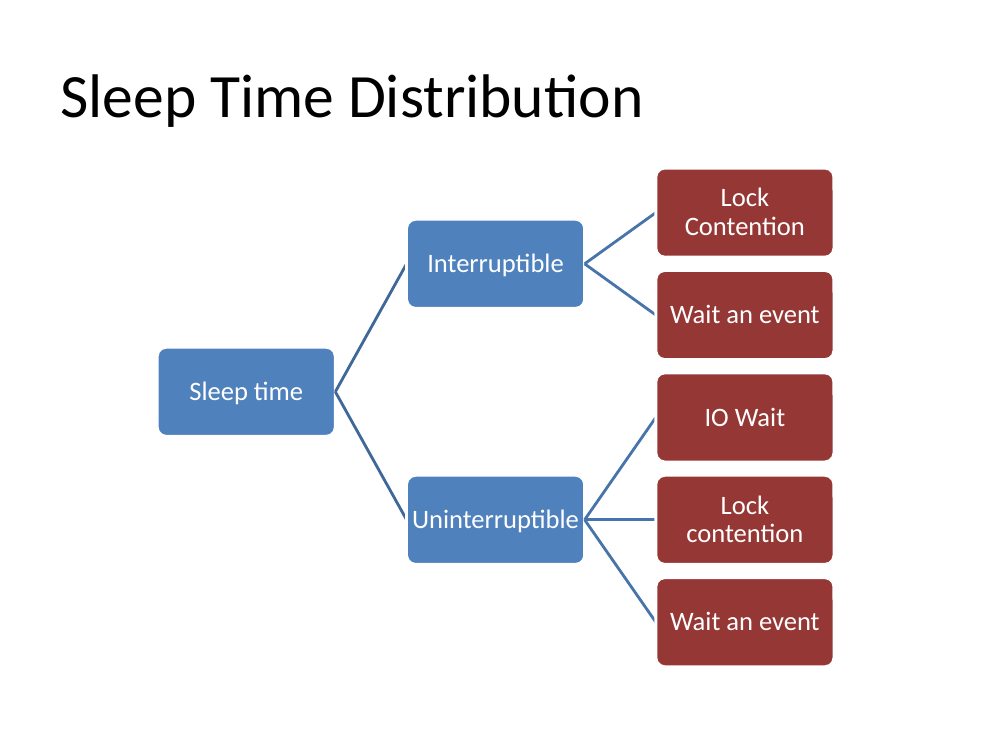
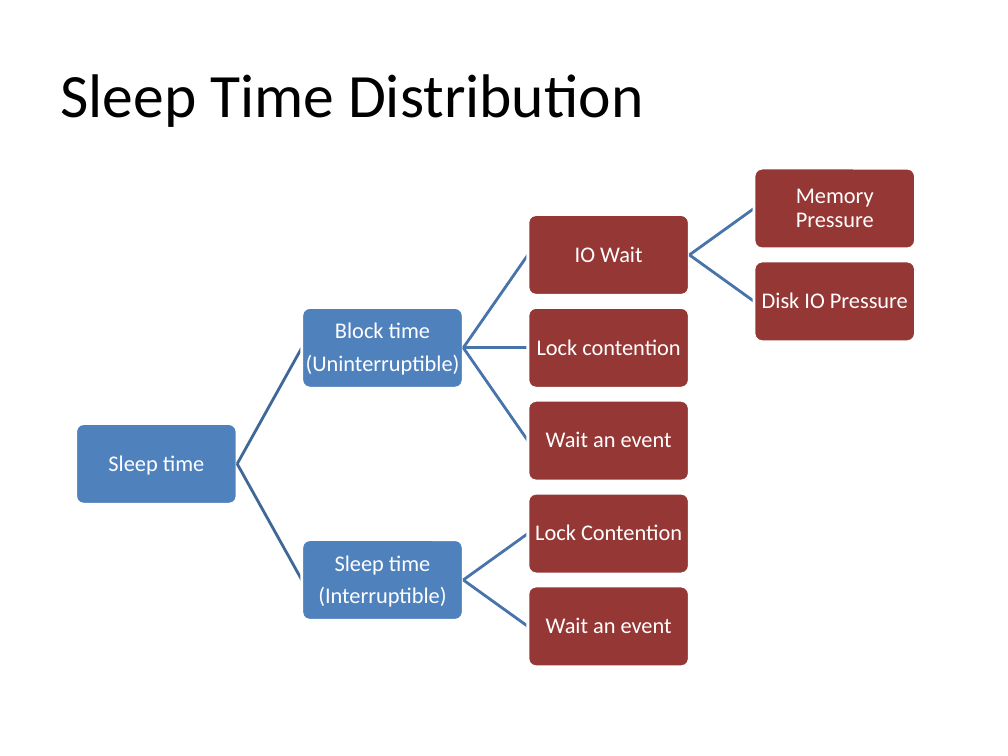
Before and after one commit to yangoliver/mydoc, a slide deck: slide 10 of slides/2016/linux_latency_breakdown.pptx. Drawn at 1008x756 pixels with LibreOffice and Linux fonts; fonts in the diff are those of the drawing. Boxes give left, top, right and bottom in pixels: in the first picture for what was removed or moved away, otherwise in the second. Text is boxed around its words. In the diff, an @@ line names an element or a change of style, - is before the commit and + after.

```diff
--- a/slides/2016/linux_latency_breakdown.pptx
+++ b/slides/2016/linux_latency_breakdown.pptx
@@ rounded rectangle: place and size @@
-rounded rectangle at [656, 168, 835, 257]
+rounded rectangle at [754, 168, 915, 249]
@@ freeform shape: place and size @@
-freeform shape at [584, 212, 657, 266]
+freeform shape at [689, 207, 755, 256]
@@ size 19 to 16 pt; less space between paragraphs in 4 elements at [546, 617, 672, 633], [108, 455, 204, 475], [546, 431, 672, 447], [575, 246, 642, 262] @@
@@ text "IO Wait": place and size @@
-text "IO Wait" at [705, 408, 785, 426]
+text "IO Wait" at [575, 246, 642, 262]
@@ text removed at [427, 253, 563, 277] @@
-Interruptible
@@ freeform shape: place and size @@
-freeform shape at [584, 262, 657, 317]
+freeform shape at [689, 253, 755, 302]
@@ rounded rectangle: place and size @@
-rounded rectangle at [656, 270, 835, 359]
+rounded rectangle at [754, 261, 915, 342]
@@ rounded rectangle: place and size @@
-rounded rectangle at [406, 220, 585, 308]
+rounded rectangle at [301, 307, 463, 388]
@@ freeform shape at [235, 347, 303, 465]: rotation 60 to 299 degrees; outline redrawn @@
@@ freeform shape at [462, 347, 529, 442]: rotation 304 to 55 degrees; outline redrawn @@
@@ freeform shape: place and size @@
-freeform shape at [585, 518, 656, 522]
+freeform shape at [464, 346, 528, 349]
@@ text at [537, 339, 680, 355]: text changed; size 19 to 16 pt @@
-Lock Contention
+Lock contention
@@ rounded rectangle: place and size @@
-rounded rectangle at [656, 373, 835, 462]
+rounded rectangle at [528, 400, 689, 481]
@@ text "Wait an event": place and size @@
-text "Wait an event" at [670, 304, 820, 323]
+text "Wait an event" at [546, 431, 672, 447]
@@ rounded rectangle: place and size @@
-rounded rectangle at [157, 348, 336, 436]
+rounded rectangle at [76, 423, 237, 504]
@@ text "Sleep time": place and size @@
-text "Sleep time" at [189, 381, 303, 405]
+text "Sleep time" at [108, 455, 204, 475]
@@ freeform shape at [235, 463, 303, 581]: rotation 299 to 60 degrees; outline redrawn @@
@@ text removed at [412, 509, 579, 533] @@
-Uninterruptible
@@ rounded rectangle: place and size @@
-rounded rectangle at [656, 476, 835, 564]
+rounded rectangle at [528, 493, 689, 574]
@@ rounded rectangle: place and size @@
-rounded rectangle at [406, 476, 585, 564]
+rounded rectangle at [301, 539, 463, 620]
@@ freeform shape at [462, 532, 529, 581]: rotation 55 to 324 degrees; outline redrawn @@
@@ text at [535, 524, 682, 540]: text changed; size 19 to 16 pt @@
-Lock contention
+Lock Contention
@@ group added at [306, 188, 908, 628]: 4 texts, 2 freeform shapes, 2 rounded rectangles @@
+Block time
+(Uninterruptible)
+Memory Pressure
+Disk IO Pressure
+Sleep time
+(Interruptible)
@@ rounded rectangle: place and size @@
-rounded rectangle at [656, 578, 835, 666]
+rounded rectangle at [528, 586, 689, 666]
@@ text "Wait an event": place and size @@
-text "Wait an event" at [670, 611, 820, 630]
+text "Wait an event" at [546, 617, 672, 633]
```
Also in this commit, not shown: 9 other slides changed, 4 slides removed.
